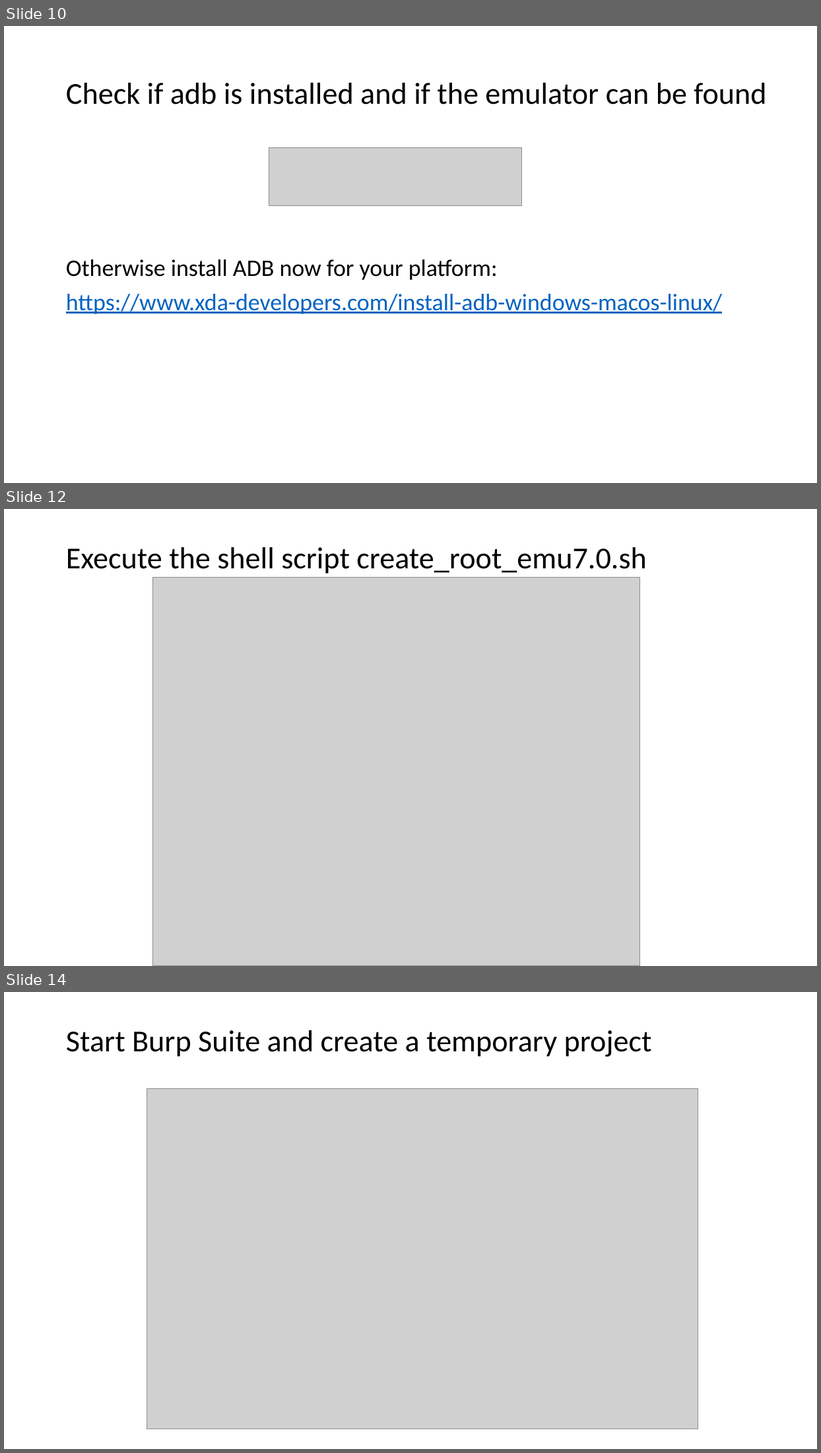
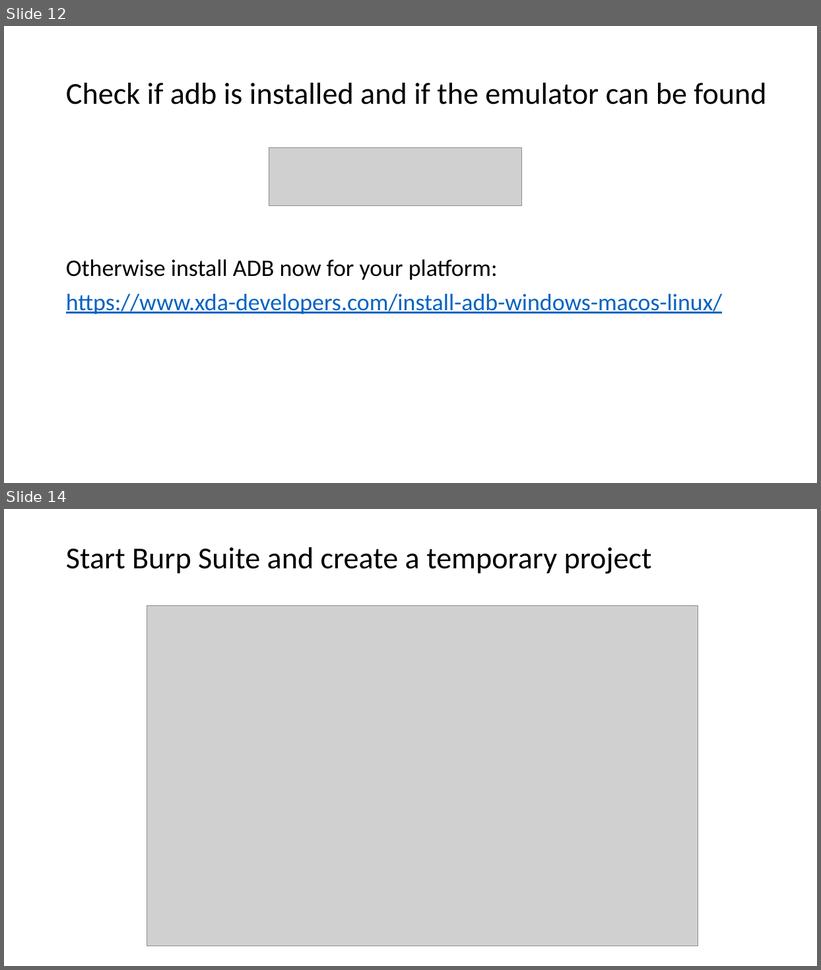
Before and after one commit to b0bbybaldi/OWASP-Bay-Area, a slide deck: Preparation-Bay-Area-Workshop.pptx. Shown one above the other, each under a label of ours: slides 10, 12 and 14 before the commit, slides 12 and 14 after it; the slides between them are not shown. The pictures are 821x1453 and 821x970 pixels, drawn with LibreOffice and Linux fonts; fonts in the diff are those of the drawing; grey boxes stand for pictures. Boxes give left, top, right and bottom in pixels: in the first picture for what was removed or moved away, otherwise in the second. Text is boxed around its words. In the diff, an @@ line names an element or a change of style, - is before the commit and + after.

```diff
--- a/Preparation-Bay-Area-Workshop.pptx
+++ b/Preparation-Bay-Area-Workshop.pptx
@@ slide 12 removed at (4, 509, 817, 966), background #FFFFFF @@
@@ title removed at (66, 547, 646, 574) @@
-Execute the shell script create_root_emu7.0.sh
@@ picture removed at (153, 578, 640, 966) @@
@@ what was slide 10 is now slide 12 @@
```
Also in this commit, not shown: 2 slides changed, 11 slides added, 6 other slides removed, 1 other file.
